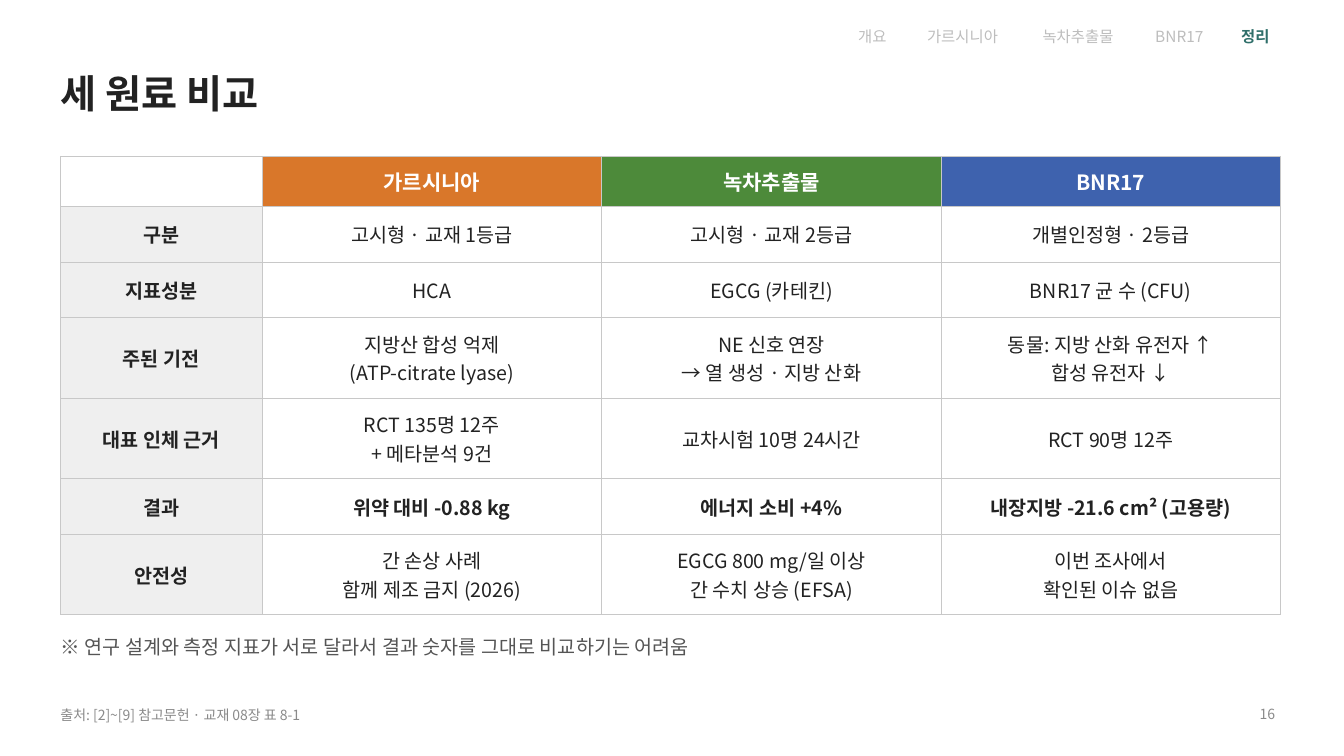
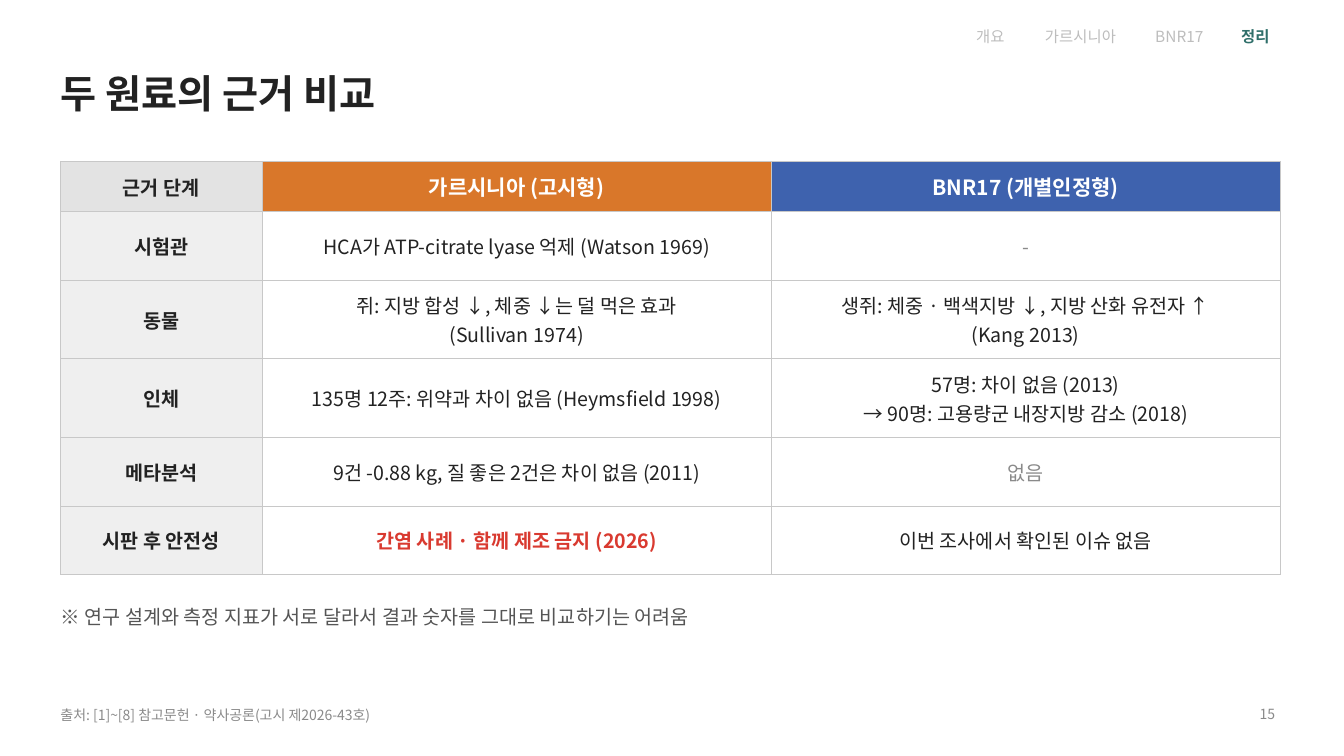
Before and after one commit to logvinca99-cell/logvinca, a slide deck: slide 15 of 발표자료/체중조절_발표_기능성식품학.pptx (slide 16 before the commit). Drawn at 1344x756 pixels with LibreOffice and Linux fonts; fonts in the diff are those of the drawing. Boxes give left, top, right and bottom in pixels: in the first picture for what was removed or moved away, otherwise in the second. Text is boxed around its words. In the diff, an @@ line names an element or a change of style, - is before the commit and + after.

```diff
--- a/발표자료/체중조절_발표_기능성식품학.pptx
+++ b/발표자료/체중조절_발표_기능성식품학.pptx
@@ text "개요" moved from (x1=858, y1=30, x2=886, y2=43) to (x1=976, y1=30, x2=1004, y2=43) @@
@@ text "가르시니아" moved from (x1=927, y1=29, x2=998, y2=43) to (x1=1045, y1=29, x2=1116, y2=43) @@
@@ text removed at (x1=1043, y1=29, x2=1114, y2=43) @@
-녹차추출물
@@ title at (x1=60, y1=75, x2=375, y2=112): text changed @@
-세 원료 비교
+두 원료의 근거 비교
@@ table at (x1=60, y1=161, x2=1280, y2=556) @@
- | 가르시니아 | 녹차추출물 | BNR17
-구분 | 고시형 · 교재 1등급 | 고시형 · 교재 2등급 | 개별인정형 · 2등급
-지표성분 | HCA | EGCG (카테킨) | BNR17 균 수 (CFU)
-주된 기전 | 지방산 합성 억제 / (ATP-citrate lyase) | NE 신호 연장 / → 열 생성 · 지방 산화 | 동물: 지방 산화 유전자 ↑ / 합성 유전자 ↓
-대표 인체 근거 | RCT 135명 12주 / + 메타분석 9건 | 교차시험 10명 24시간 | RCT 90명 12주
-결과 | 위약 대비 -0.88 kg | 에너지 소비 +4% | 내장지방 -21.6 cm² (고용량)
-안전성 | 간 손상 사례 / 함께 제조 금지 (2026) | EGCG 800 mg/일 이상 / 간 수치 상승 (EFSA) | 이번 조사에서 / 확인된 이슈 없음
+근거 단계 | 가르시니아 (고시형) | BNR17 (개별인정형)
+시험관 | HCA가 ATP-citrate lyase 억제 (Watson 1969) | -
+동물 | 쥐: 지방 합성 ↓, 체중 ↓는 덜 먹은 효과 / (Sullivan 1974) | 생쥐: 체중 · 백색지방 ↓, 지방 산화 유전자 ↑ / (Kang 2013)
+인체 | 135명 12주: 위약과 차이 없음 (Heymsfield 1998) | 57명: 차이 없음 (2013) / → 90명: 고용량군 내장지방 감소 (2018)
+메타분석 | 9건 -0.88 kg, 질 좋은 2건은 차이 없음 (2011) | 없음
+시판 후 안전성 | 간염 사례 · 함께 제조 금지 (2026) | 이번 조사에서 확인된 이슈 없음
@@ table resized from (x1=60, y1=156, x2=1280, y2=605) to (x1=60, y1=161, x2=1280, y2=556) @@
@@ text "※ 연구 설계와 측정 지표가 ..." moved from (x1=84, y1=638, x2=689, y2=656) to (x1=84, y1=608, x2=689, y2=626) @@
@@ text at (x1=60, y1=708, x2=371, y2=723): text changed @@
-출처: [2]~[9] 참고문헌 · 교재 08장 표 8-1
+출처: [1]~[8] 참고문헌 · 약사공론(고시 제2026-43호)
@@ page number at (x1=1260, y1=709, x2=1276, y2=719): text changed @@
-16
+15
```
Also in this commit, not shown: 12 other slides changed, 8 slides added, 8 slides removed.
